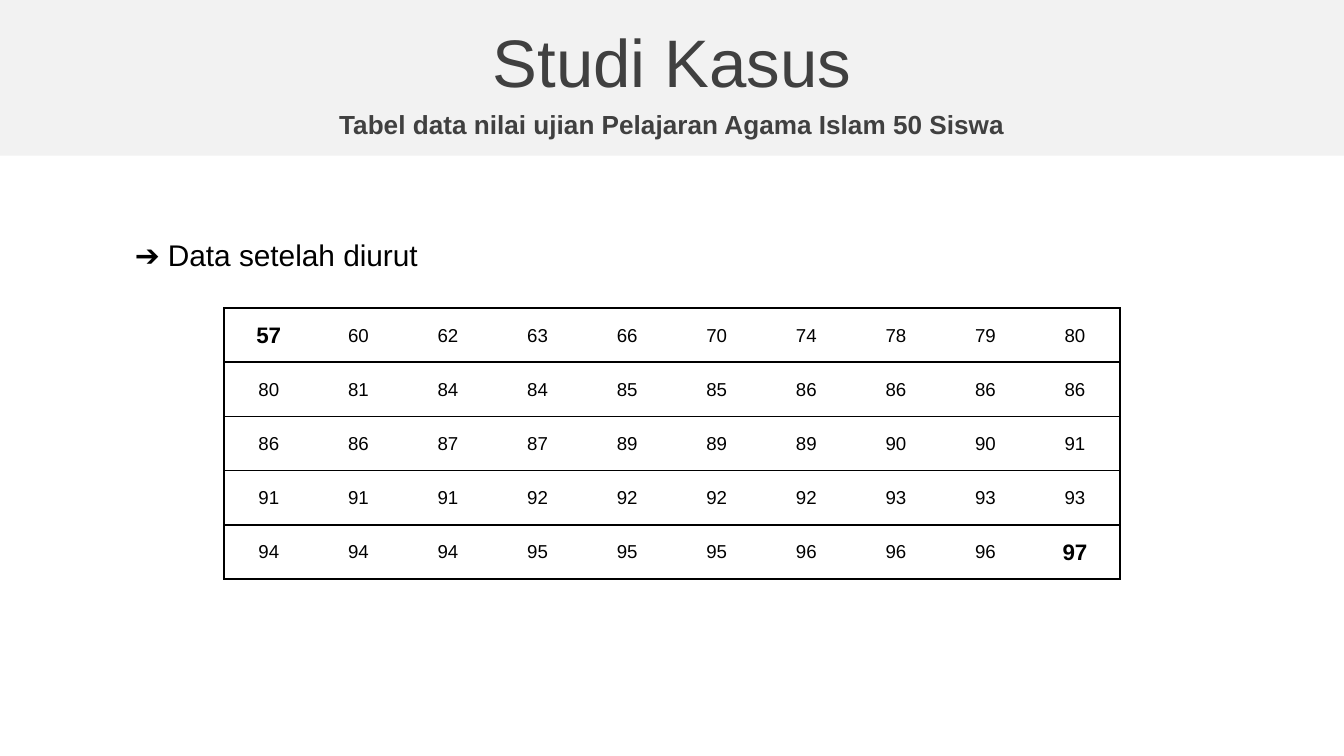
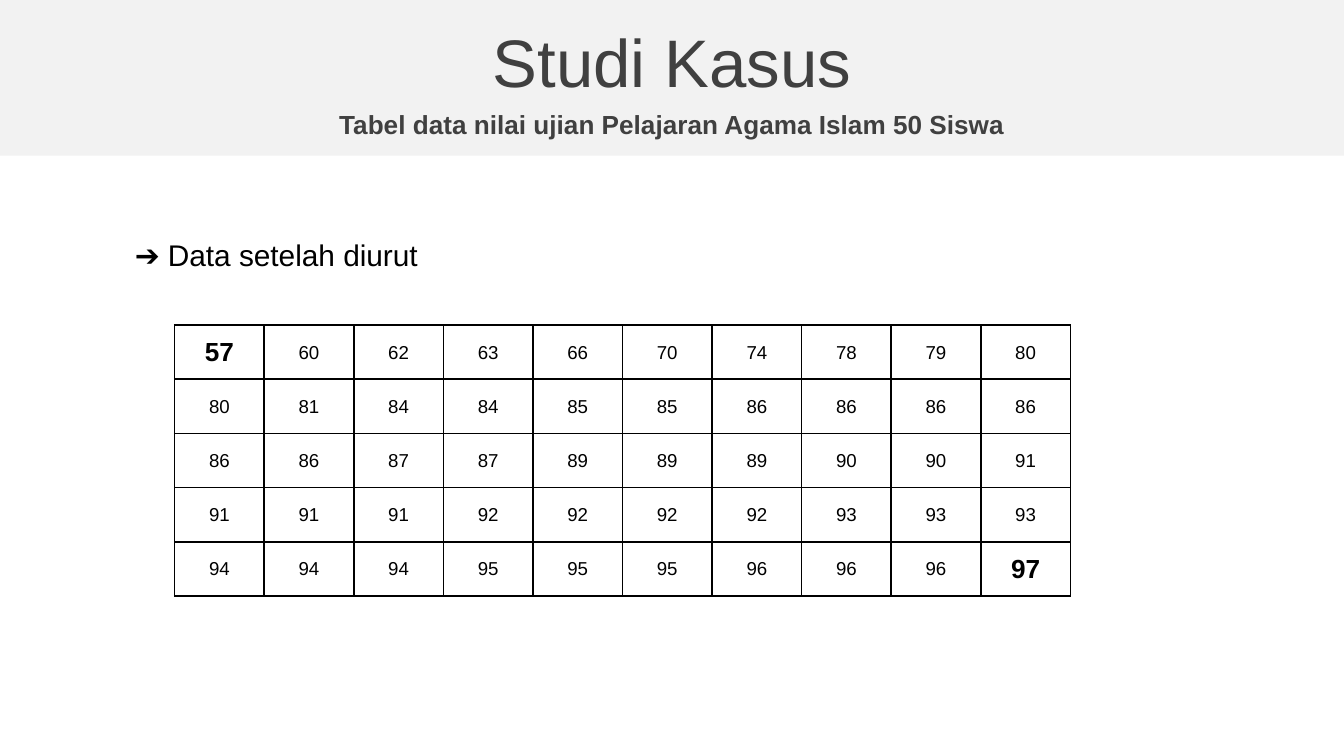
Before and after one commit to natacloud/statistika, a slide deck: slide 14 of Presentasi-Statistika-kelompok-3.pptx. Drawn at 1344x756 pixels with LibreOffice and Linux fonts; fonts in the diff are those of the drawing; background and template pictures are left out. Boxes give left, top, right and bottom in pixels: in the first picture for what was removed or moved away, otherwise in the second. Text is boxed around its words. In the diff, an @@ line names an element or a change of style, - is before the commit and + after.

```diff
--- a/Presentasi-Statistika-kelompok-3.pptx
+++ b/Presentasi-Statistika-kelompok-3.pptx
@@ table at bbox=[175, 325, 1075, 597] @@
@@ fill #FFFFFF to none in 50 cells @@
@@ size 12 to 14 pt in "57", "97" @@
@@ borders changed @@
@@ table: place and size @@
-table at bbox=[224, 308, 1125, 579]
+table at bbox=[175, 325, 1075, 597]
```
Also in this commit, not shown: 3 other slides changed.
